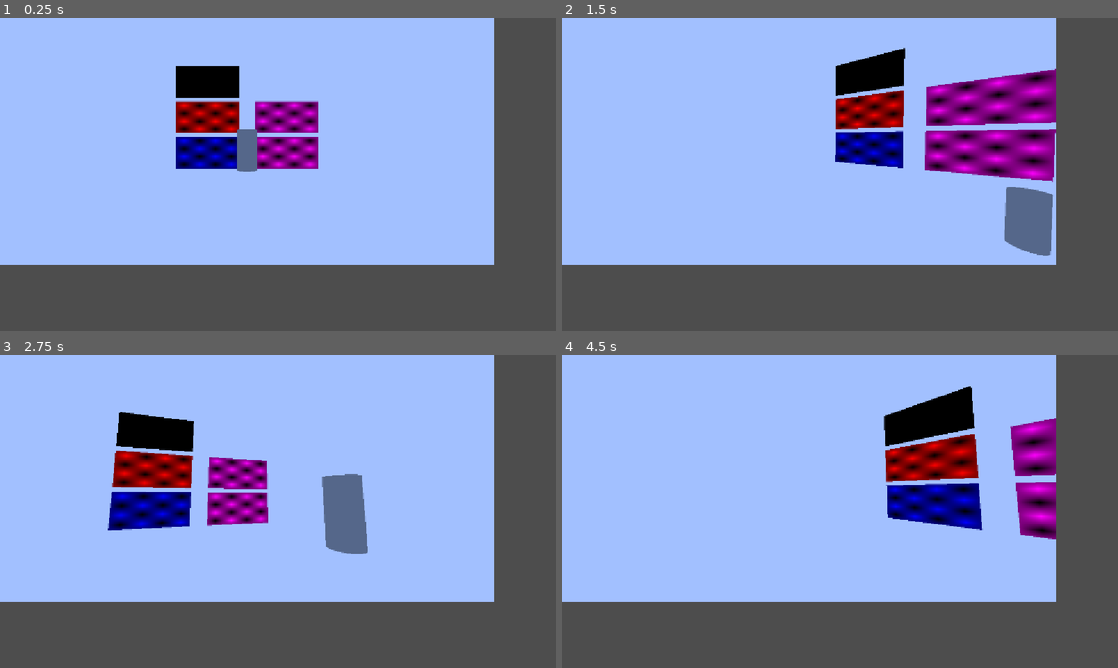
Above: before the commit, frames 1-4 (two rows, left to right).
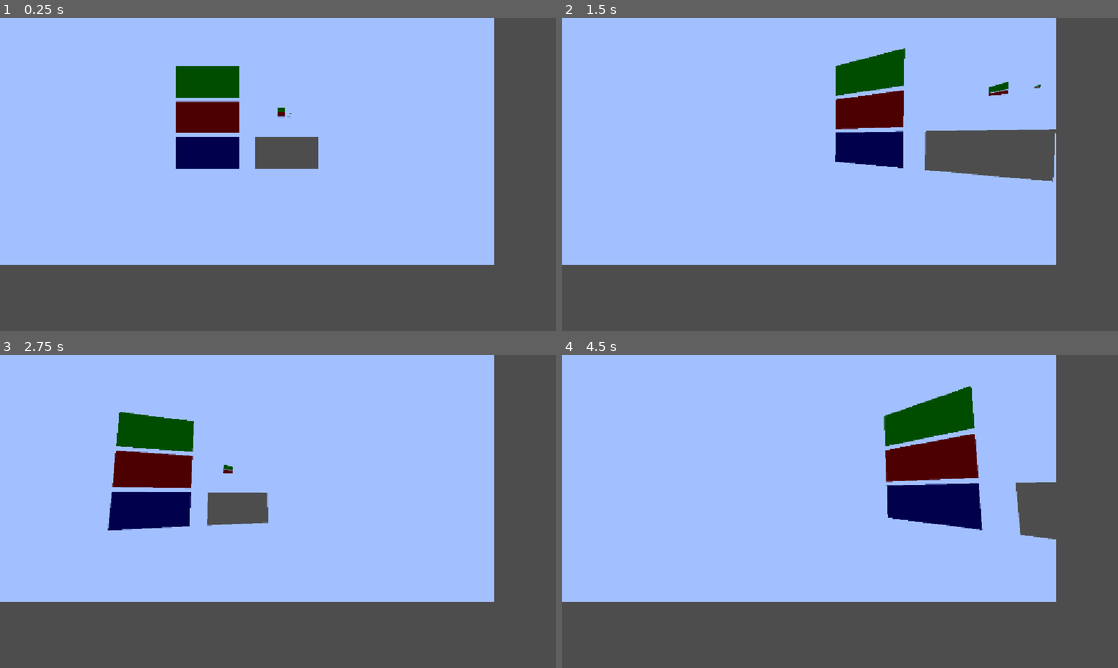
Above: after the commit, the same moments.

Repository: Joshiii03/Custom-Stencil-Buffer
Game: Godot game, scene res://scenes/test_main_3.tscn
Same seed, same stepped clock (60 frames per second), same inputs: the game is played once before the commit and once after it. This scene is started directly instead of the project's main scene.
Inputs (mouse positions are in pixels of both pictures, inside the frame that each line leads up to):
- Up to frame 1 (0.25 s): no input
- Up to frame 2 (1.5 s): tap Enter at 0.5 s; move the mouse to (962, 158) at 0.52 s; hold D (move_right) 0.53-1.28 s; tap Space (jump) at 0.77, 1.25 s; move the mouse to (812, 174) at 1.27 s; hold W (move_forward) from 1.28 s (still down)
- Up to frame 3 (2.75 s): keep holding W (move_forward); tap Space (jump) at 1.52 s; move the mouse to (289, 505) at 2.02 s
- Up to frame 4 (4.5 s): keep holding W (move_forward); move the mouse to (834, 517) at 2.77 s; tap Space (jump) at 3.02, 3.77, 4.25 s; tap Enter at 3.5 s; move the mouse to (878, 514) at 3.52 s; move the mouse to (795, 508) at 4.27 s

The runs differ from the first frame. In frame 1, 5.8% of the frame differs, in the area x 31-58%, y 15-50%; in frame 2, 12%, in the area x 49-89%, y 9-76%; in frame 3, 8.0%; in frame 4, 7.8%.

Commit message:
Bug fix :)

Diff:
--- a/scenes/test_main_2.tscn
+++ b/scenes/test_main_2.tscn
@@ -3,7 +3,6 @@
 [ext_resource type="PackedScene" uid="uid://drkb23xqyf8p6" path="res://stencil/stencil_camera.tscn" id="1_lqxih"]
 [ext_resource type="PackedScene" uid="uid://dqr0cwoadwtn" path="res://stencil/stencil_debug_screen.tscn" id="2_t0igb"]
 [ext_resource type="PackedScene" uid="uid://deqrdnmbcmcwv" path="res://stencil/stencil_writer.tscn" id="3_kp3ea"]
-[ext_resource type="PackedScene" uid="uid://dqhej3eysvfvq" path="res://stencil/stencil_reader.tscn" id="4_rp0gj"]
 [ext_resource type="Shader" uid="uid://b2bpjwvtyxp8f" path="res://shader/stencil_shader/stencil_reader.gdshader" id="5_uio6t"]
 [ext_resource type="Script" uid="uid://ba2csny7mcpbx" path="res://stencil/stencil_reader.gd" id="6_k0xu2"]
 
@@ -14,21 +13,8 @@
 [sub_resource type="ViewportTexture" id="ViewportTexture_k0xu2"]
 viewport_path = NodePath("StencilCamera/StencilViewport")
 
-[sub_resource type="ShaderMaterial" id="ShaderMaterial_y4ger"]
+[sub_resource type="ShaderMaterial" id="ShaderMaterial_hg732"]
 resource_local_to_scene = true
-render_priority = 0
-shader = ExtResource("5_uio6t")
-shader_parameter/stencil_texture = SubResource("ViewportTexture_k0xu2")
-shader_parameter/alpha_from_G = false
-shader_parameter/use_texture = false
-shader_parameter/match_color = Color(0, 0, 0, 1)
-shader_parameter/show_color = Color(0.7990759, 0.54120326, 0, 1)
-shader_parameter/tolerance = 3e-05
-
-[sub_resource type="BoxMesh" id="BoxMesh_bxrqx"]
-size = Vector3(1, 2.9941406, 1)
-
-[sub_resource type="ShaderMaterial" id="ShaderMaterial_hg732"]
 render_priority = 0
 shader = ExtResource("5_uio6t")
 shader_parameter/stencil_texture = SubResource("ViewportTexture_k0xu2")
@@ -42,6 +28,7 @@
 size = Vector2(5, 5)
 
 [sub_resource type="ShaderMaterial" id="ShaderMaterial_k5rgn"]
+resource_local_to_scene = true
 render_priority = 0
 shader = ExtResource("5_uio6t")
 shader_parameter/stencil_texture = SubResource("ViewportTexture_k0xu2")
@@ -68,6 +55,7 @@
 color_ramp = SubResource("Gradient_fk365")
 
 [sub_resource type="ShaderMaterial" id="ShaderMaterial_g6cv0"]
+resource_local_to_scene = true
 render_priority = 0
 shader = ExtResource("5_uio6t")
 shader_parameter/stencil_texture = SubResource("ViewportTexture_k0xu2")
@@ -82,7 +70,22 @@
 radius = 1.0
 height = 2.0
 
+[sub_resource type="ShaderMaterial" id="ShaderMaterial_uio6t"]
+resource_local_to_scene = true
+render_priority = 0
+shader = ExtResource("5_uio6t")
+shader_parameter/stencil_texture = SubResource("ViewportTexture_k0xu2")
+shader_parameter/alpha_from_G = false
+shader_parameter/use_texture = false
+shader_parameter/match_color = Color(0, 0, 0, 1)
+shader_parameter/show_color = Color(1, 0.67058825, 0, 1)
+shader_parameter/tolerance = 3e-05
+
+[sub_resource type="BoxMesh" id="BoxMesh_ahg1b"]
+size = Vector3(1, 3, 1)
+
 [sub_resource type="ShaderMaterial" id="ShaderMaterial_lbfim"]
+resource_local_to_scene = true
 render_priority = 0
 shader = ExtResource("5_uio6t")
 shader_parameter/stencil_texture = SubResource("ViewportTexture_k0xu2")
@@ -93,6 +96,7 @@
 shader_parameter/tolerance = 0.01
 
 [sub_resource type="TorusMesh" id="TorusMesh_ahg1b"]
+resource_local_to_scene = true
 inner_radius = 0.2
 
 [node name="testMain2" type="Node3D" unique_id=1811265960]
@@ -105,7 +109,7 @@
 stencil_camera = NodePath("../StencilCamera")
 
 [node name="StencilWriter" parent="." unique_id=1860981665 instance=ExtResource("3_kp3ea")]
-transform = Transform3D(0.99999994, 0, 0, 0, 1, 0, 0, 0, 0.99999994, 2.5725212, 0.1078248, -0.71449566)
+transform = Transform3D(0.99999994, 0, 0, 0, 1, 0, 0, 0, 0.99999994, 4.1202765, 0.1078248, -0.71449566)
 mesh = SubResource("PlaneMesh_i21em")
 stencil_layer = 1
 
@@ -118,12 +122,6 @@
 light_color = Color(0.9999997, 0.926267, 0.46921927, 1)
 light_energy = 2.737
 light_indirect_energy = 4.591
-
-[node name="StencilReader" parent="Layer0" unique_id=1370487389 node_paths=PackedStringArray("stencil_camera") instance=ExtResource("4_rp0gj")]
-transform = Transform3D(0.99999976, 0, 0, 0, 0.9063077, -0.4226183, 0, 0.42261824, 0.9063078, 0.6079278, -0.7375159, -4.113803)
-material_override = SubResource("ShaderMaterial_y4ger")
-mesh = SubResource("BoxMesh_bxrqx")
-stencil_camera = NodePath("../../StencilCamera")
 
 [node name="Grass" type="MeshInstance3D" parent="Layer0" unique_id=2036472280 node_paths=PackedStringArray("stencil_camera")]
 transform = Transform3D(1, 0, 0, 0, 0.90271914, -0.4302303, 0, 0.4302303, 0.90271914, 1.5049262, 0.02403976, -4.3777757)
@@ -149,6 +147,14 @@
 stencil_camera = NodePath("../../StencilCamera")
 metadata/_custom_type_script = "uid://ba2csny7mcpbx"
 
+[node name="StencilReader" type="MeshInstance3D" parent="Layer0" unique_id=2099324378 node_paths=PackedStringArray("stencil_camera")]
+transform = Transform3D(1, 0, 0, 0, 0.9063112, -0.42262012, 0, 0.42262012, 0.9063112, 0, -0.6372239, -4.067066)
+material_override = SubResource("ShaderMaterial_uio6t")
+mesh = SubResource("BoxMesh_ahg1b")
+script = ExtResource("6_k0xu2")
+stencil_camera = NodePath("../../StencilCamera")
+metadata/_custom_type_script = "uid://ba2csny7mcpbx"
+
 [node name="Layer1" type="Node3D" parent="." unique_id=1142453359]
 
 [node name="StencilReader" type="MeshInstance3D" parent="Layer1" unique_id=979054638 node_paths=PackedStringArray("stencil_camera")]
--- a/scenes/test_main_3.tscn
+++ b/scenes/test_main_3.tscn
@@ -12,6 +12,7 @@
 viewport_path = NodePath("Player/CameraPivot/StencilCamera/StencilViewport")
 
 [sub_resource type="ShaderMaterial" id="ShaderMaterial_yl0qk"]
+resource_local_to_scene = true
 render_priority = 0
 shader = ExtResource("2_f88j1")
 shader_parameter/stencil_texture = SubResource("ViewportTexture_f88j1")
@@ -33,8 +34,6 @@
 [sub_resource type="PlaneMesh" id="PlaneMesh_c4dyq"]
 orientation = 2
 
-[sub_resource type="CylinderMesh" id="CylinderMesh_ahg1b"]
-
 [node name="test_main3" type="Node3D" unique_id=1793067457]
 
 [node name="StaticBody3D" type="StaticBody3D" parent="." unique_id=1527342063]
@@ -49,6 +48,7 @@
 script = ExtResource("3_wkcix")
 player = NodePath("../Player")
 stencil_camera = NodePath("../Player/CameraPivot/StencilCamera")
+stencil_layer = 1
 metadata/_custom_type_script = "uid://ba2csny7mcpbx"
 
 [node name="StaticBody3D" type="StaticBody3D" parent="StencilReader" unique_id=1911991177]
@@ -62,10 +62,7 @@
 material_override = SubResource("ShaderMaterial_4bqwx")
 mesh = SubResource("PlaneMesh_c4dyq")
 script = ExtResource("4_wkcix")
+stencil_layer = 1
 metadata/_custom_type_script = "uid://c1v67hmjyub8i"
 
-[node name="MeshInstance3D" type="MeshInstance3D" parent="." unique_id=1436990397]
-transform = Transform3D(1, 0, 0, 0, 1, 0, 0, 0, 1, 0, 1, -8)
-mesh = SubResource("CylinderMesh_ahg1b")
-
 [node name="Player" parent="." unique_id=605510932 instance=ExtResource("1_a8yly")]
--- a/stencil/stencil_debug_screen.gd
+++ b/stencil/stencil_debug_screen.gd
@@ -4,7 +4,7 @@
 @export var stencil_camera : StencilCamera:
 	set(value):
 		stencil_camera = value
-		#set_screens()
+		set_screens()
 
 @export var normal_screen: MeshInstance3D
 @export var stencil_screen: MeshInstance3D
@@ -16,11 +16,11 @@
 
 func _ready() -> void:
 	pass
-	#set_screens()
+	set_screens()
 
 
 func set_screens() -> void:
-	if stencil_camera and stencil_camera.is_inside_tree() and is_instance_valid(stencil_camera.stencil_viewport):
+	if true and stencil_camera and stencil_camera.is_inside_tree() and is_instance_valid(stencil_camera.stencil_viewport):
 		var stencil_viewport_texture = stencil_camera.stencil_viewport.get_texture()
 		var screen_viewport_texture = stencil_camera.screen_viewport.get_texture()
 
@@ -31,4 +31,5 @@
 		test_screen_red.material_override.set_shader_parameter("texture_screen", stencil_viewport_texture)
 		test_screen_green.material_override.set_shader_parameter("texture_screen", stencil_viewport_texture)
 	else:
-		push_warning("StencilCamera not found in DebugScreen")
+		pass
+		#push_warning("StencilCamera not found in DebugScreen")
--- a/stencil/stencil_reader.gd
+++ b/stencil/stencil_reader.gd
@@ -6,7 +6,8 @@
 @export var player : Player:
 	set(value):
 		player = value
-		stencil_camera = player.stencil_camera
+		if player:
+			stencil_camera = player.stencil_camera
 
 @export var stencil_camera : StencilCamera:
 	set(value):
@@ -29,6 +30,7 @@
 func _init():
 	if not material_override:
 		material_override = ShaderMaterial.new()
+		material_override.resource_local_to_scene = true
 		material_override.shader = load("res://shader/stencil_shader/stencil_reader.gdshader")
 
 
@@ -37,8 +39,9 @@
 
 
 func set_screen() -> void:
-	if is_instance_valid(stencil_camera) and stencil_camera.is_inside_tree():
+	if true and is_instance_valid(stencil_camera) and stencil_camera.is_inside_tree():
 		var stencil_viewport_texture = stencil_camera.stencil_viewport.get_texture()
 		material_override.set_shader_parameter("stencil_texture", stencil_viewport_texture)
 	else:
-		push_warning("StencilCamera not found")
+		pass
+		#push_warning("StencilCamera not found")
--- a/stencil/stencil_writer.gd
+++ b/stencil/stencil_writer.gd
@@ -11,6 +11,6 @@
 
 
 func _init():
-	if not material_override:
+	if true and not material_override:
 		material_override = ShaderMaterial.new()
 		material_override.shader = load("res://shader/stencil_shader/stencil_writer.gdshader")
